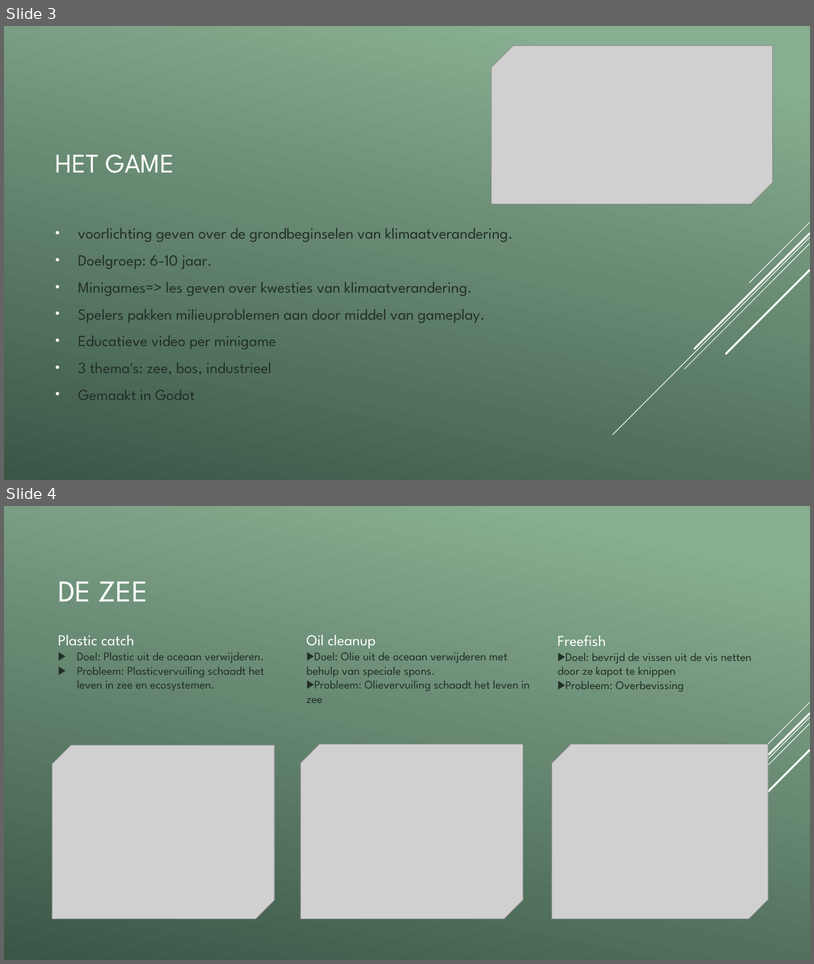
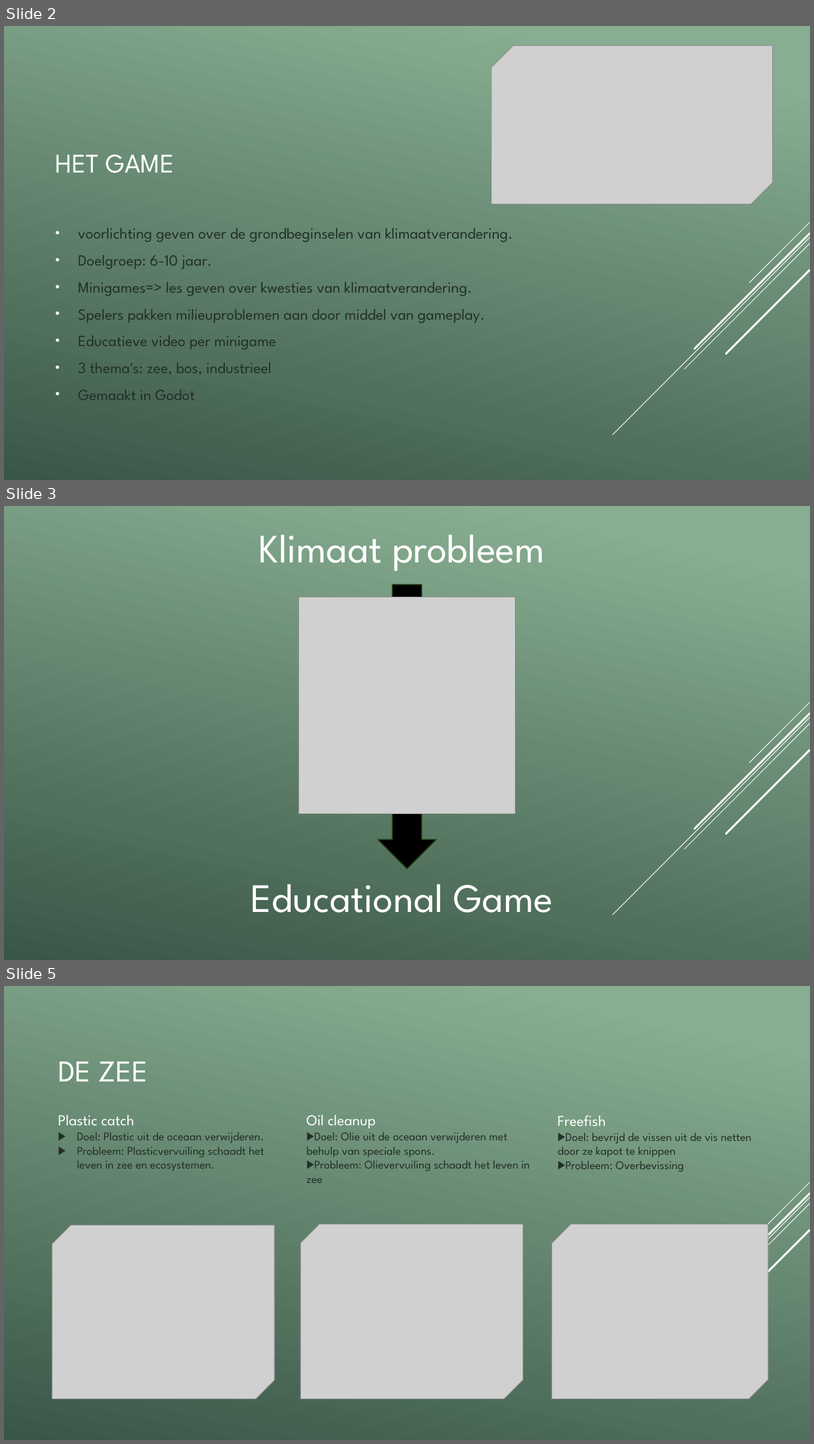
Before and after one commit to vives-project-xp/EducationalGame2, a slide deck: Educational_game_2.pptx. Shown one above the other, each under a label of ours: slides 3 and 4 before the commit, slides 2, 3 and 5 after it; the slides between them are not shown. The pictures are 814x964 and 814x1444 pixels, drawn with LibreOffice and Linux fonts; fonts in the diff are those of the drawing; grey boxes stand for pictures. Boxes give left, top, right and bottom in pixels: in the first picture for what was removed or moved away, otherwise in the second. Text is boxed around its words. In the diff, an @@ line names an element or a change of style, - is before the commit and + after.

```diff
--- a/Educational_game_2.pptx
+++ b/Educational_game_2.pptx
@@ slide 3 added at (4,506,810,960), background gradient #88AE92 to #3B5647; not listed: 5 template elements that a slide beside it also shows @@
@@ text added at (259,535,545,571), 48 pt, text #FFFFFF @@
+Klimaat probleem
@@ down arrow added at (378,585,437,869), fill #000000, outline #2A4519 1.25 pt @@
@@ picture added at (299,597,516,813) @@
@@ text added at (251,883,554,912), 48 pt, text #FFFFFF @@
+Educational Game
@@ what was slide 3 is now slide 2 @@
@@ what was slide 4 is now slide 5 @@
```
Also in this commit, not shown: 1 slide changed.
